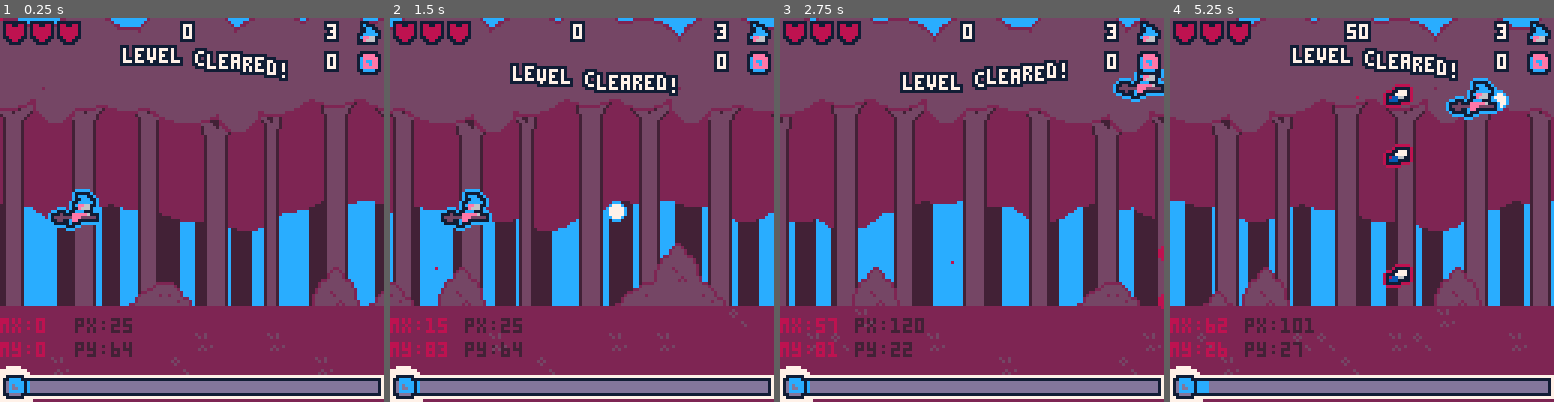
Above: before the commit, frames 1-4 (left to right).
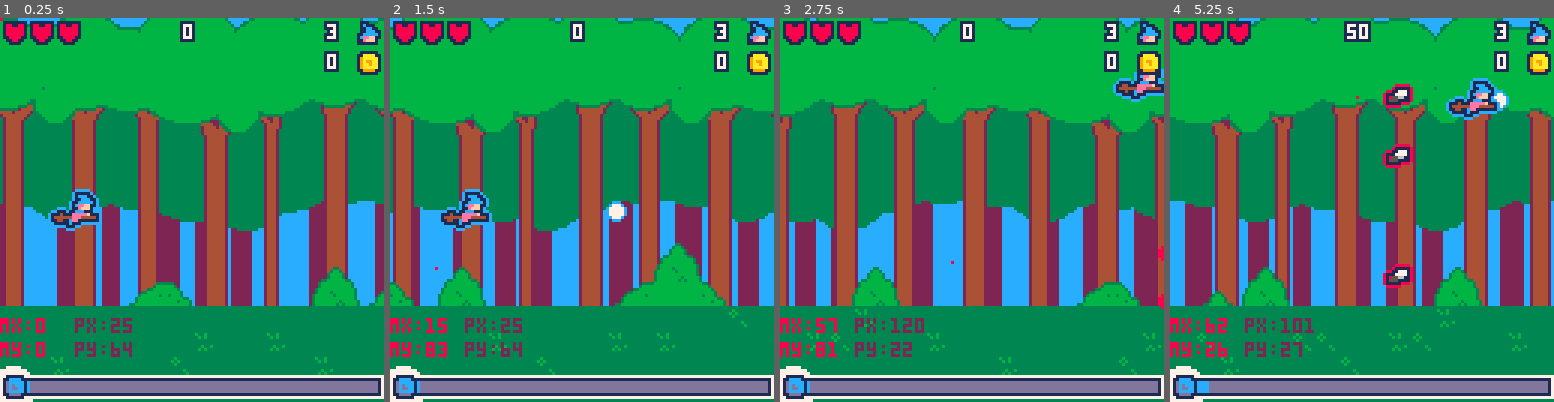
Above: after the commit, the same moments.

Repository: roseblack02/pico8-witch_blaster
Game: PICO-8 cartridge witch_blaster.p8
Two runs of this game, one before a commit and one after it. Both use one fixed random seed, a clock stepped at 60 frames per second and the inputs below.
Inputs (mouse positions are in pixels of both pictures, inside the frame that each line leads up to):
- Up to frame 1 (0.25 s): no input
- Up to frame 2 (1.5 s): tap X (X key) at 0.33, 1.07 s; click (670, 121) at 0.67 s; tap O (Z key) at 0.7 s; click (436, 267) at 1.22 s
- Up to frame 3 (2.75 s): hold Right 1.6-2.1 s; tap O (Z key) at 1.7, 2.1, 2.5 s; click (887, 114) at 1.77 s; tap X (X key) at 1.85 s; hold Up 2.15-2.42 s; click (952, 259) at 2.32 s; hold Right from 2.47 s (still down)
- Up to frame 4 (5.25 s): click (1404, 106) at 2.87 s; tap O (Z key) every 0.4 s from 2.9 to 4.9 s; tap X (X key) at 2.97, 4.08, 5.2 s; release Right at 3.03 s; hold Left 3.08-3.58 s; click (1465, 256) at 3.42 s; hold Down 3.63-3.97 s; click (1231, 102) at 3.97 s; hold Right 4.02-4.68 s; click (1292, 248) at 4.52 s; hold Up 4.73-5.03 s; click (1354, 94) at 5.07 s; hold Left from 5.08 s (still down)

The runs differ from the first frame. In frame 1, 85% of the frame differs, in the area x 0-100%, y 0-100%; in frame 2, 87%; in frame 3, 85%; in frame 4, 87%.

Commit message:
working on level clear menu

Diff:
--- a/witch_blaster.p8
+++ b/witch_blaster.p8
@@ -7,7 +7,7 @@
 	frame=0
 	map_x,front_tree_x,back_tree_x=0,0,0
 	map_speed,front_speed,back_speed=0.35,0.6,0.4
-	game_pal="trans"
+	game_pal="normal"
 	blast_text=7
 	text_wave=0
 
@@ -249,25 +249,27 @@
 	level_timer+=(1/60)
 
 	--load wave based on timer
-	if level_timer<15 and wave1 then
-		--spawn
-		load_wave(levels[level].wave1)
-		--end spawn
-		wave1=false
-		--start next wave
-		wave2=true
-	elseif level_timer>15 and level_timer<30 and wave2 then
-		load_wave(levels[level].wave2)
-		wave2=false
-		wave3=true
-	elseif level_timer>30 and level_timer<45 and wave3 then
-		load_wave(levels[level].wave3)
-		wave3=false
-	--end level based on timer and on if there are no enemies
-	elseif level_timer>45 and #enemy_objs<1 then
-		level_timer=0
-		wave1=true
-		level_clear=true
+	if not level_clear then
+		if level_timer<15 and wave1 then
+			--spawn
+			load_wave(levels[level].wave1)
+			--end spawn
+			wave1=false
+			--start next wave
+			wave2=true
+		elseif level_timer>15 and level_timer<30 and wave2 then
+			load_wave(levels[level].wave2)
+			wave2=false
+			wave3=true
+		elseif level_timer>30 and level_timer<45 and wave3 then
+			load_wave(levels[level].wave3)
+			wave3=false
+		--end level based on timer and on if there are no enemies
+		elseif level_timer>45 and #enemy_objs<1 then
+			level_timer=0
+			wave1=true
+			level_clear=true
+		end
 	end
 
 	--wave text counter
@@ -353,11 +355,17 @@
 	rectfill(9,121,9+(player.e_level),124,12)
 
 	--blast prompt
-	--if level_cleared then
 	if (player.e_level==116) outlined_text("blast 🅾️",48,112,blast_text,1)
 
 	--level clear screen
-	waving_text("level cleared!",37,15,7,1)
+	if level_clear then
+		waving_text("level cleared!",33,15,7,1)
+		rectfill(35,27,92,49,1)
+		rectfill(36,28,91,48,14)
+		outlined_text("score : ",40,31,7,1)
+		outlined_text(player.points,72,31,12,1)
+		outlined_text("continue ❎",42,41,blast_text,1)
+	end
 
 	--debug info
 	print("mx:"..mouse_x,0,100,8)
